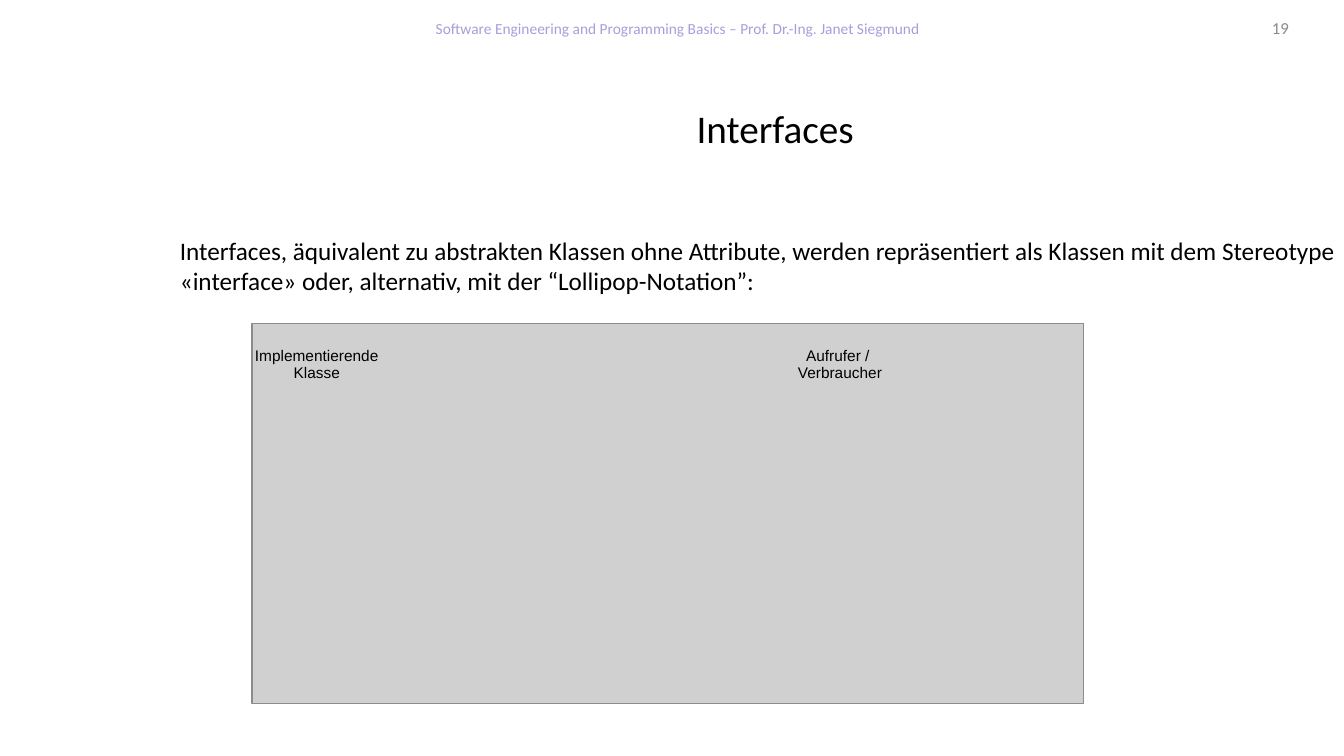
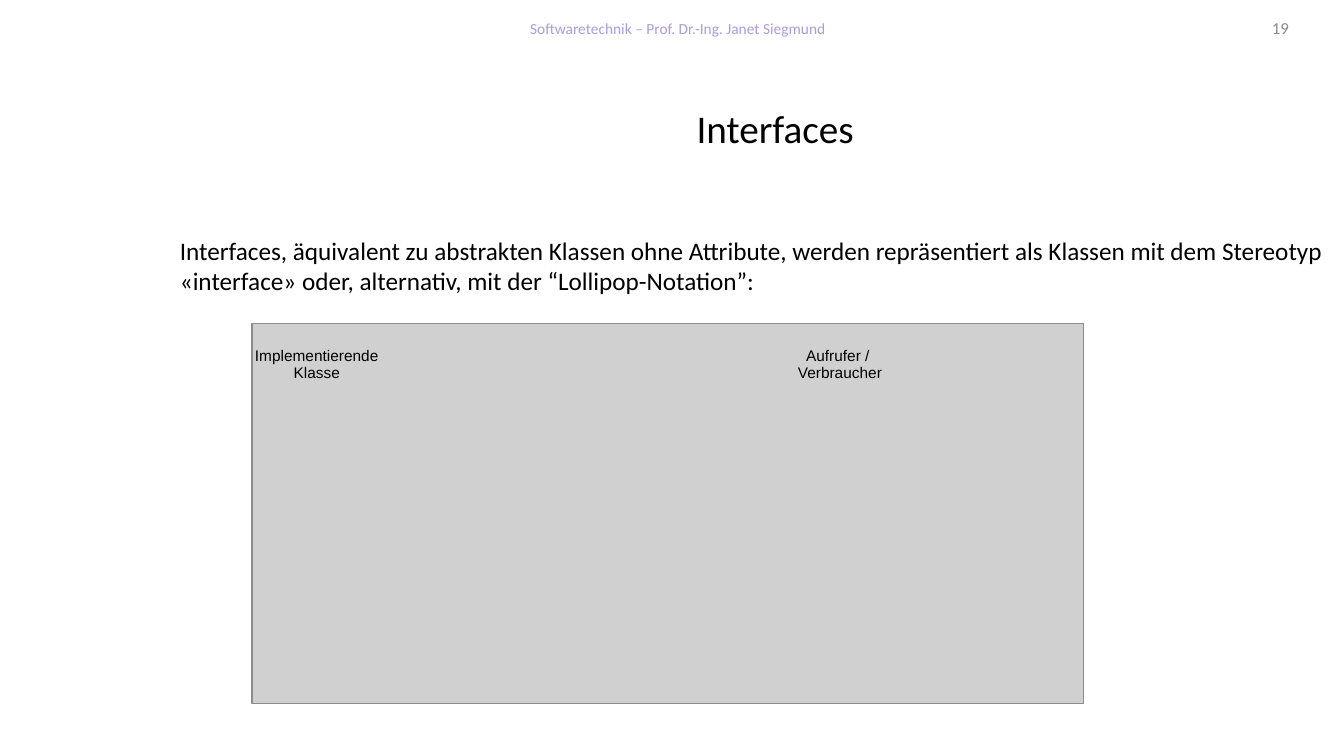
Before and after one commit to feigensp/lehre, a slide deck: slide 19 of se/slides/04_UML_Structure.pptx. Drawn at 1344x756 pixels with LibreOffice and Linux fonts; fonts in the diff are those of the drawing; grey boxes stand for pictures; background and template pictures are left out. Boxes give left, top, right and bottom in pixels: in the first picture for what was removed or moved away, otherwise in the second. Text is boxed around its words. In the diff, an @@ line names an element or a change of style, - is before the commit and + after.

```diff
--- a/se/slides/04_UML_Structure.pptx
+++ b/se/slides/04_UML_Structure.pptx
@@ text at [530,23,825,37]: text changed @@
-Software Engineering and Programming Basics – Prof. Dr.-Ing. Janet Siegmund
+Softwaretechnik – Prof. Dr.-Ing. Janet Siegmund
@@ text at [180,242,1322,294]: text changed @@
-Interfaces, äquivalent zu abstrakten Klassen ohne Attribute, werden repräsentiert als Klassen mit dem Stereotype «interface» oder, alternativ, mit der “Lollipop-Notation”:
+Interfaces, äquivalent zu abstrakten Klassen ohne Attribute, werden repräsentiert als Klassen mit dem Stereotyp «interface» oder, alternativ, mit der “Lollipop-Notation”:
```
Also in this commit, not shown: 31 other slides changed, 28 slides added, 7 other files.
